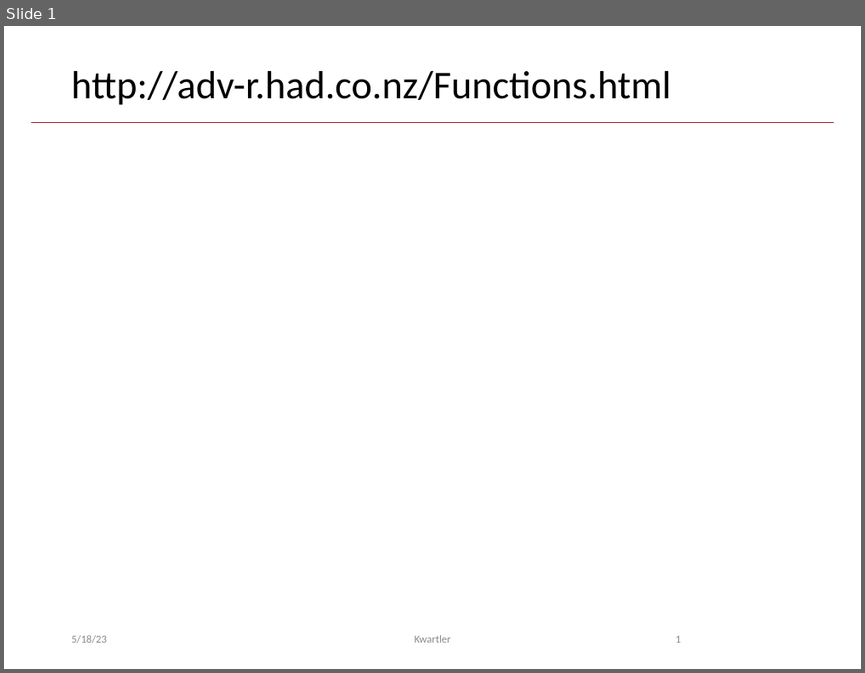
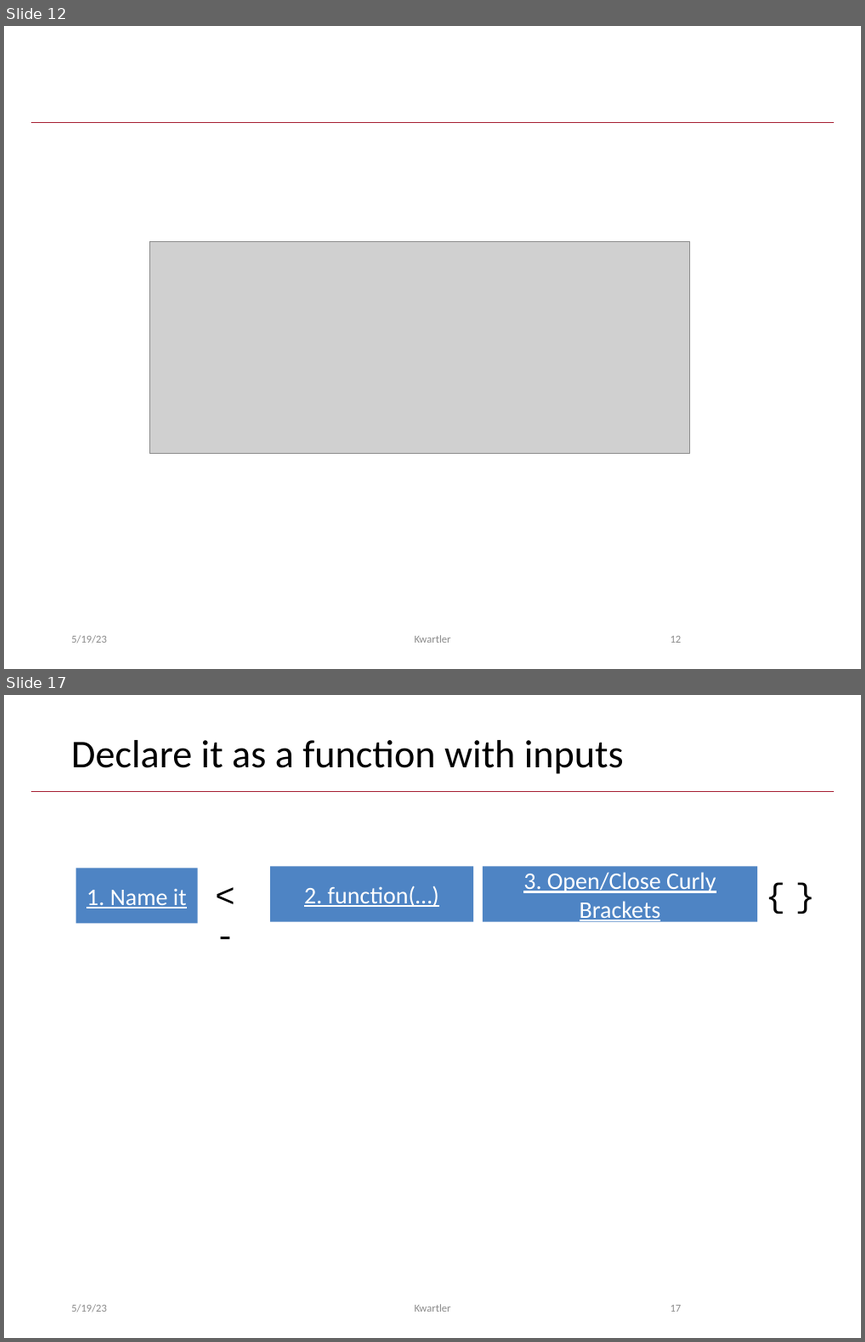
Before and after one commit to kwartler/Hult_Intro2R, a slide deck: lessons/D_Loops_Logicals_Functions/A_Functions.pptx. Shown one above the other, each under a label of ours: slide 1 before the commit, slides 12 and 17 after it; the slides between them are not shown. The pictures are 865x673 and 865x1342 pixels, drawn with LibreOffice and Linux fonts; fonts in the diff are those of the drawing; grey boxes stand for pictures. Boxes give left, top, right and bottom in pixels: in the first picture for what was removed or moved away, otherwise in the second. Text is boxed around its words. In the diff, an @@ line names an element or a change of style, - is before the commit and + after.

```diff
--- a/lessons/D_Loops_Logicals_Functions/A_Functions.pptx
+++ b/lessons/D_Loops_Logicals_Functions/A_Functions.pptx
@@ slide 17 added at box(4, 695, 861, 1338), background #FFFFFF; not listed: 1 template element that a slide beside it also shows @@
@@ title added at box(71, 740, 624, 774), 33 pt, text #000000 @@
+Declare it as a function with inputs
@@ rectangle added at box(76, 868, 198, 924), fill #4E84C4, 20 pt, text #FFFFFF, underline @@
+1. Name it
@@ text added at box(207, 870, 261, 919), 28 pt, text #000000 @@
+<-
@@ rectangle added at box(270, 867, 473, 922), fill #4E84C4, 20 pt, text #FFFFFF, underline @@
+2. function(…)
@@ rectangle added at box(483, 867, 758, 922), fill #4E84C4, 20 pt, text #FFFFFF, underline @@
+3. Open/Close Curly Brackets
@@ text added at box(757, 870, 793, 919), 28 pt, text #000000 @@
+{
@@ text added at box(786, 870, 823, 919), 28 pt, text #000000 @@
+}
@@ text added at box(71, 1304, 107, 1312), 9 pt, text #8C8C8C @@
+5/19/23
@@ text added at box(415, 1304, 451, 1311), 9 pt, text #8C8C8C @@
+Kwartler
@@ page number added at box(670, 1304, 681, 1311), 9 pt, text #8C8C8C @@
+17
@@ what was slide 1 is now slide 12 @@
@@ slide 12 changed as well @@
@@ title removed at box(71, 71, 671, 105) @@
-http://adv-r.had.co.nz/Functions.html
@@ picture added at box(149, 241, 689, 453) @@
@@ page number at box(670, 635, 681, 642): text changed @@
-1
+12
```
Also in this commit, not shown: 17 other slides added.
